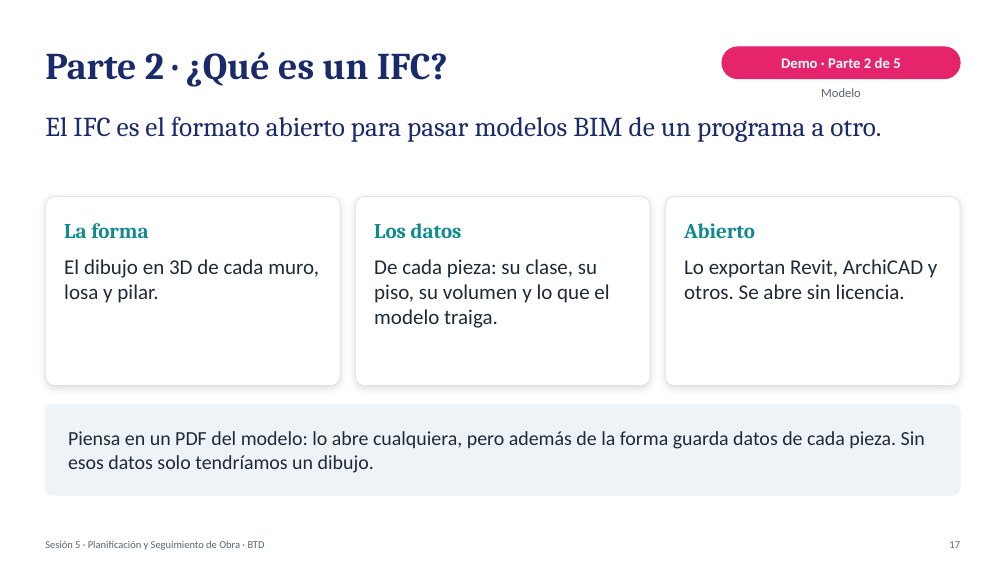
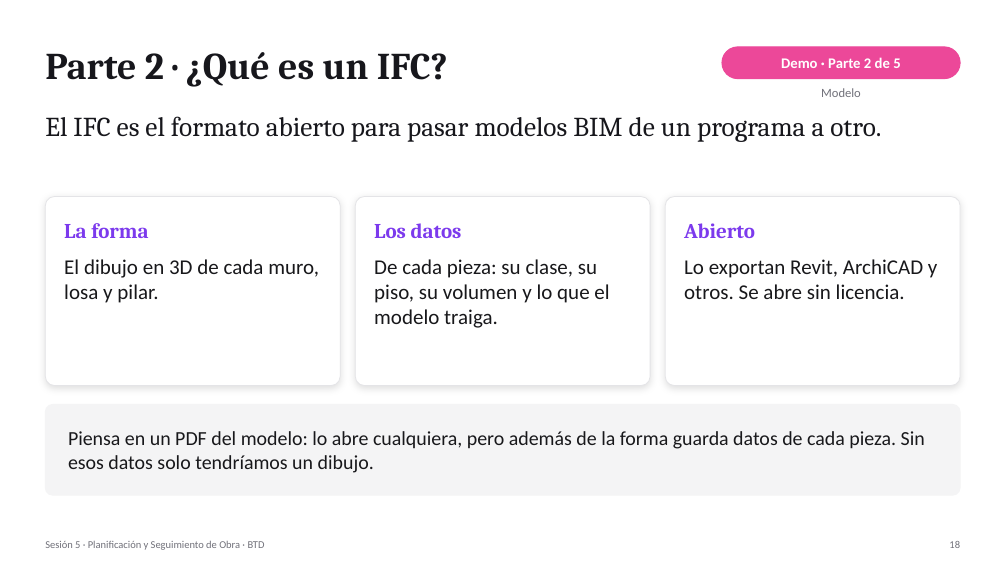
Before and after one commit to gjordanp/opengantt-bim, a slide deck: slide 18 of docs/clase/Sesion5-4D-BIM-Opengantt-v3.pptx (slide 17 before the commit). Drawn at 1008x567 pixels with LibreOffice and Linux fonts; fonts in the diff are those of the drawing. Boxes give left, top, right and bottom in pixels: in the first picture for what was removed or moved away, otherwise in the second. Text is boxed around its words. In the diff, an @@ line names an element or a change of style, - is before the commit and + after.

```diff
--- a/docs/clase/Sesion5-4D-BIM-Opengantt-v3.pptx
+++ b/docs/clase/Sesion5-4D-BIM-Opengantt-v3.pptx
@@ text "Parte 2 · ¿Qué es ..." at (x1=45, y1=52, x2=448, y2=87): text colour #1B2A6B to #17171C @@
@@ rounded rectangle at (x1=722, y1=47, x2=960, y2=79): fill #E6246B to #EC4899; outline #E6246B 1 pt to #EC4899 1 pt @@
@@ text "Modelo" at (x1=821, y1=88, x2=861, y2=97): text colour #5B6475 to #71717A @@
@@ text "El IFC es el formato ..." at (x1=45, y1=116, x2=881, y2=142): text colour #1B2A6B to #17171C @@
@@ outline #DDE3EA 0.75 pt to #E4E4E7 0.75 pt in 3 elements at (x1=45, y1=197, x2=340, y2=386), (x1=355, y1=197, x2=650, y2=386), (x1=665, y1=197, x2=960, y2=386) @@
@@ text colour #0F8B8D to #7C3AED in 3 elements at (x1=64, y1=223, x2=148, y2=238), (x1=374, y1=223, x2=462, y2=238), (x1=684, y1=223, x2=755, y2=238) @@
@@ rounded rectangle at (x1=45, y1=405, x2=960, y2=495): fill #EEF3F7 to #F4F4F5; outline #EEF3F7 1 pt to #F4F4F5 1 pt @@
@@ text colour #1F2937 to #18181B in 4 elements at (x1=64, y1=259, x2=319, y2=303), (x1=374, y1=259, x2=609, y2=328), (x1=684, y1=259, x2=937, y2=299), (x1=68, y1=431, x2=925, y2=473) @@
@@ text "Sesión 5 · Planificación y ..." at (x1=45, y1=541, x2=265, y2=550): text colour #5B6475 to #71717A @@
@@ text at (x1=949, y1=541, x2=960, y2=548): text changed; text colour #5B6475 to #71717A @@
-17
+18
```
Also in this commit, not shown: 31 other slides changed, 1 other file.
